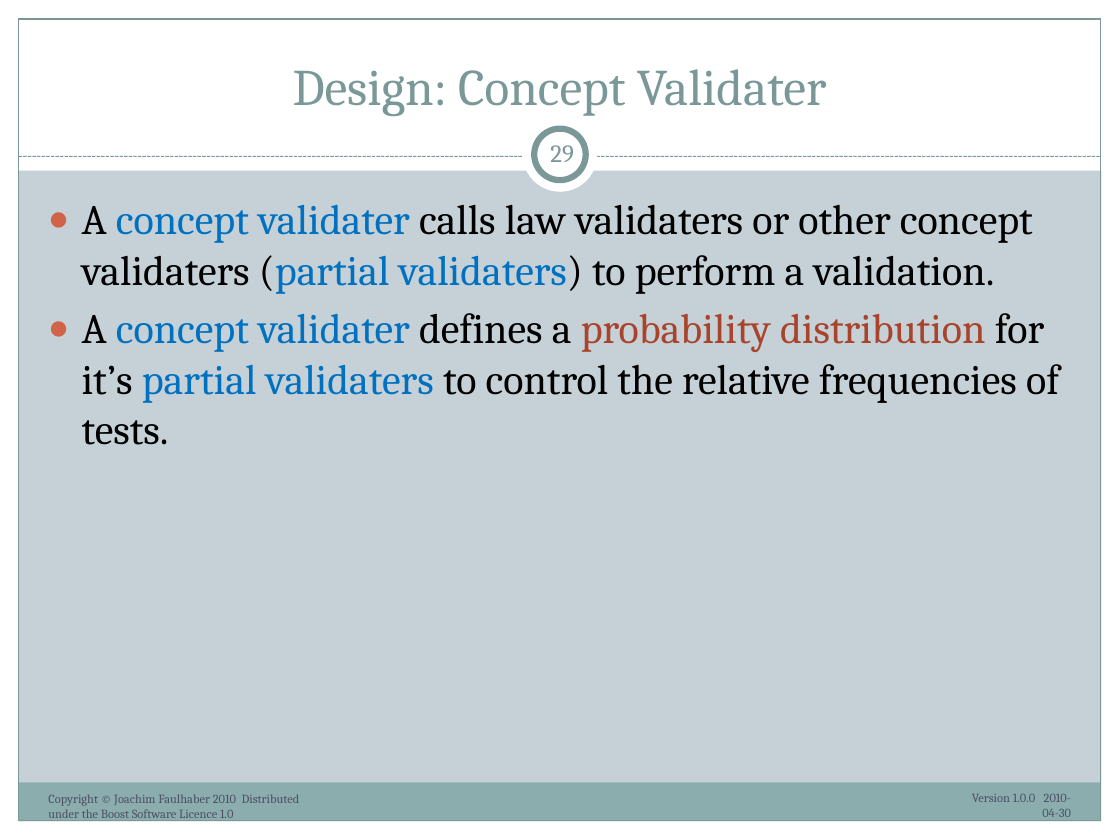
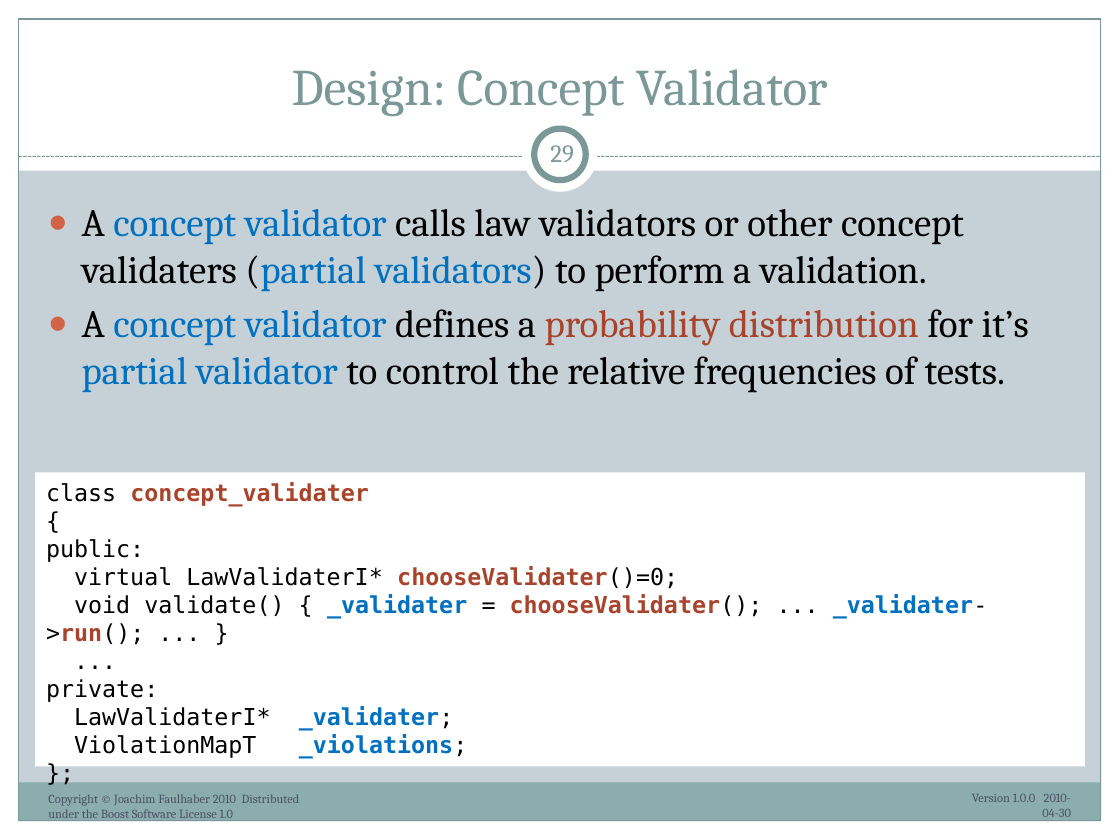
Before and after one commit to ryppl/boost-history, a slide deck: slide 29 of itl/libs/validate/doc/boostcon2010/BoostAlabaster.pptx. Drawn at 1120x840 pixels with LibreOffice and Linux fonts; fonts in the diff are those of the drawing. Boxes give left, top, right and bottom in pixels: in the first picture for what was removed or moved away, otherwise in the second. Text is boxed around its words. In the diff, an @@ line names an element or a change of style, - is before the commit and + after.

Commit message:
Refactored concept_validaters: Moved replicated code to base class. Added alabaster examples for boostcon2010.
SVN-Revision: 61735

```diff
--- a/itl/libs/validate/doc/boostcon2010/BoostAlabaster.pptx
+++ b/itl/libs/validate/doc/boostcon2010/BoostAlabaster.pptx
@@ title at (292, 69, 828, 116): text changed @@
-Design: Concept Validater
+Design: Concept Validator
@@ text at (82, 209, 1029, 393): text changed; size 27 to 25 pt @@
-● A concept validater calls law validaters or other concept validaters (partial validaters) to perform a validation.
-● A concept validater defines a probability distribution for it’s partial validaters to control the relative frequencies of tests.
+● A concept validator calls law validators or other concept validaters (partial validators) to perform a validation.
+● A concept validator defines a probability distribution for it’s partial validator to control the relative frequencies of tests.
@@ rectangle added at (35, 473, 1085, 767), fill #FFFFFF, 15 pt, text #000000 @@
+class concept_validater
+{
+public:
+virtual LawValidaterI* chooseValidater()=0;
+void validate() { _validater = chooseValidater(); ... _validater->run(); ... }
+...
+private:
+LawValidaterI* _validater;
+ViolationMapT _violations;
+};
@@ text at (48, 794, 300, 818): text changed @@
-Copyright © Joachim Faulhaber 2010 Distributed under the Boost Software Licence 1.0
+Copyright © Joachim Faulhaber 2010 Distributed under the Boost Software License 1.0
```
Also in this commit, not shown: 43 other slides changed, 28 other files.
